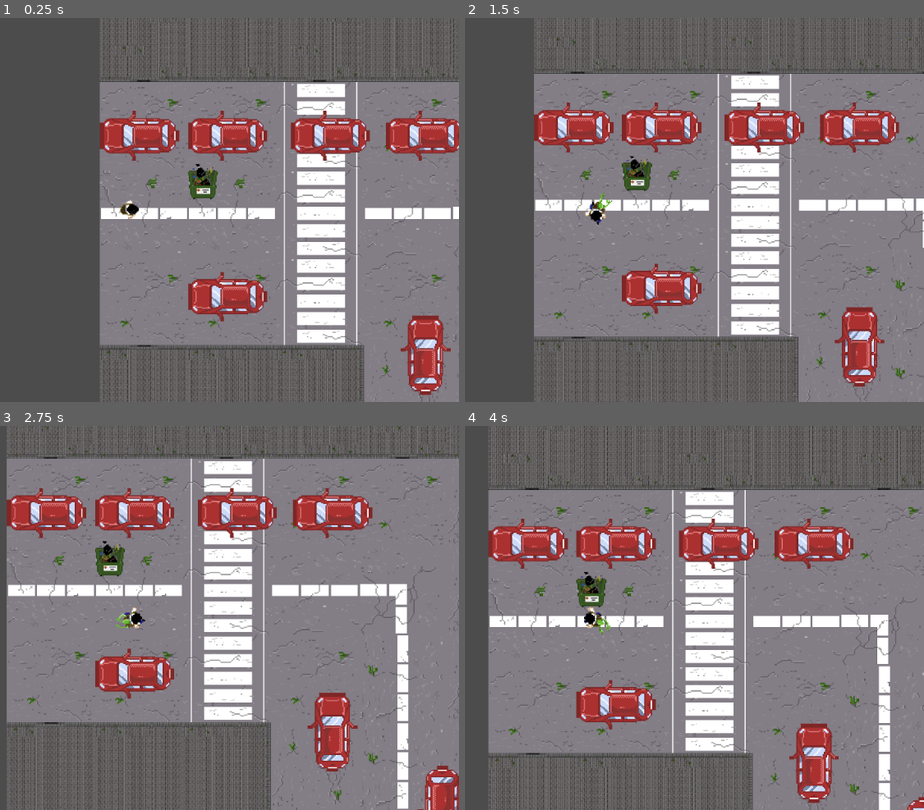
Above: before the commit, frames 1-4 (two rows, left to right).
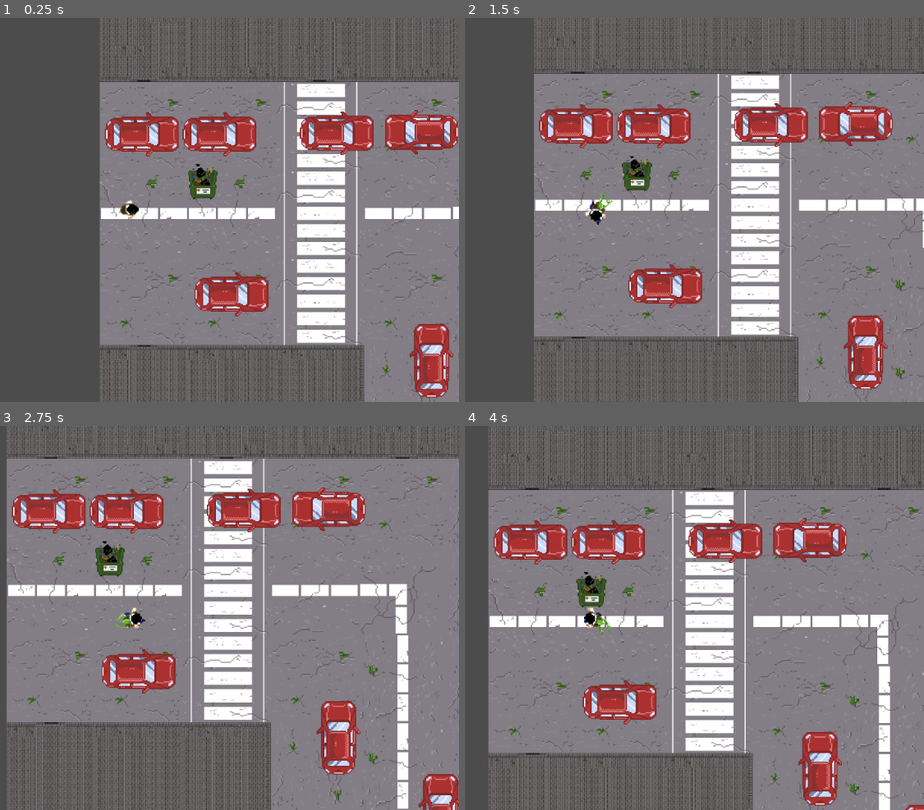
Above: after the commit, the same moments.

Repository: ricargoes/EndangeredPsychicSpecies
Game: Godot game, scene res://level/Level.tscn
Same seed, same stepped clock (60 frames per second), same inputs: the game is played once before the commit and once after it.
Inputs (mouse positions are in pixels of both pictures, inside the frame that each line leads up to):
- Up to frame 1 (0.25 s): no input
- Up to frame 2 (1.5 s): move the mouse to (666, 183) at 0.52 s; press the mouse at (666, 183) at 0.53 s; hold D (carrier_move_right) 0.53-1.28 s; move the mouse to (outside the picture) at 1.27 s; release the mouse at (outside the picture) at 1.28 s; hold S (carrier_move_down) from 1.28 s (still down); right-click (outside the picture) at 1.35 s
- Up to frame 3 (2.75 s): move the mouse to (197, 533) at 2.02 s; release S (carrier_move_down) at 2.03 s; hold D (carrier_move_right) from 2.03 s (still down); tap Space (carrier_dash) at 2.1 s
- Up to frame 4 (4 s): move the mouse to (561, 694) at 2.77 s; release D (carrier_move_right) at 2.78 s; hold W (carrier_move_up) 2.78-3.53 s; tap E (carrier_grab) at 2.85 s; click (561, 694) at 2.92 s; move the mouse to (790, 675) at 3.52 s; press the mouse at (790, 675) at 3.53 s; hold A (carrier_move_left) from 3.53 s (still down)

The runs differ from the first frame. In frame 1, 7.9% of the frame differs, in the area x 21-100%, y 23-99%; in frame 2, 7.9%; in frame 3, 8.6%, in the area x 1-100%, y 16-100%; in frame 4, 8.1%.

Commit message:
urban stuff is not made with a tile set anymore

Diff:
--- a/level/Level.tscn
+++ b/level/Level.tscn
@@ -4,7 +4,7 @@
 [ext_resource path="res://throwables/GarbageOpen.tscn" type="PackedScene" id=2]
 [ext_resource path="res://scenary/ground_tileset.tres" type="TileSet" id=3]
 [ext_resource path="res://actors/AlienMind.tscn" type="PackedScene" id=4]
-[ext_resource path="res://scenary/urban_stuff_tileset.tres" type="TileSet" id=5]
+[ext_resource path="res://scenary/CarRed.tscn" type="PackedScene" id=5]
 
 [sub_resource type="NavigationPolygon" id=1]
 vertices = PoolVector2Array( 240, 400, 1040, 320, 1160, 320, 600, 400, 1440, -480, 1160, 80, 1040, 80, 760, -40, 760, - …(268 unchanged characters)…
@@ -19,13 +19,45 @@
 format = 1
 tile_data = PoolIntArray( -393216, -1073741823, 0, -393210, -1073741822, 0, -393204, -1073741823, 0, -393198, -10737418 …(873 unchanged characters)…
 
-[node name="Stuff" type="TileMap" parent="."]
-tile_set = ExtResource( 5 )
-cell_size = Vector2( 20, 20 )
-format = 1
-tile_data = PoolIntArray( 262144, -1073741824, 0, 262156, -1073741824, 0, 262170, -1073741824, 0, 262183, -1073741824, 0, 1114176, 1610612736, 0, 1703948, -1073741824, 0, 2097193, 0, 0, 2162752, 1610612736, 0, 2752568, 1610612736, 0 )
+[node name="Stuff" type="Node2D" parent="."]
+
+[node name="CarRed" parent="Stuff" instance=ExtResource( 5 )]
+position = Vector2( 904.389, 763.445 )
+
+[node name="CarRed5" parent="Stuff" instance=ExtResource( 5 )]
+position = Vector2( 114.517, 143.88 )
+rotation = 1.5708
+
+[node name="CarRed9" parent="Stuff" instance=ExtResource( 5 )]
+position = Vector2( 325.932, 143.88 )
+rotation = 1.5708
+
+[node name="CarRed6" parent="Stuff" instance=ExtResource( 5 )]
+position = Vector2( 358.232, 581.393 )
+rotation = 1.5708
+
+[node name="CarRed7" parent="Stuff" instance=ExtResource( 5 )]
+position = Vector2( 645.992, 140.944 )
+rotation = 1.5708
+
+[node name="CarRed8" parent="Stuff" instance=ExtResource( 5 )]
+position = Vector2( 877.962, 138.007 )
+rotation = 4.71239
+
+[node name="CarRed2" parent="Stuff" instance=ExtResource( 5 )]
+position = Vector2( 1183.34, 963.115 )
+
+[node name="CarRed3" parent="Stuff" instance=ExtResource( 5 )]
+position = Vector2( 1348.03, 757.779 )
+
+[node name="CarRed4" parent="Stuff" instance=ExtResource( 5 )]
+position = Vector2( 1342.19, 444.148 )
 
 [node name="Navigation" type="Navigation2D" parent="."]
+__meta__ = {
+"_edit_group_": true,
+"_edit_lock_": true
+}
 
 [node name="NavigationPolygonInstance" type="NavigationPolygonInstance" parent="Navigation"]
 position = Vector2( 240, 240 )
--- /dev/null
+++ b/scenary/CarRed.tscn
@@ -0,0 +1,16 @@
+[gd_scene load_steps=3 format=2]
+
+[ext_resource path="res://scenary/sprites/car1.png" type="Texture" id=1]
+
+[sub_resource type="RectangleShape2D" id=1]
+extents = Vector2( 48.9003, 96.1524 )
+
+[node name="CarRed" type="StaticBody2D"]
+collision_layer = 4
+collision_mask = 3
+
+[node name="Sprite" type="Sprite" parent="."]
+texture = ExtResource( 1 )
+
+[node name="CollisionShape2D" type="CollisionShape2D" parent="."]
+shape = SubResource( 1 )
--- a/scenary/urban_stuff_tileset.tres
+++ /dev/null
@@ -1,29 +0,0 @@
-[gd_resource type="TileSet" load_steps=3 format=2]
-
-[ext_resource path="res://scenary/sprites/car1.png" type="Texture" id=1]
-
-[sub_resource type="ConvexPolygonShape2D" id=1]
-points = PoolVector2Array( 120, 208, 16, 208, 16, 8, 120, 8 )
-
-[resource]
-0/name = "car1.png 0"
-0/texture = ExtResource( 1 )
-0/tex_offset = Vector2( 0, 0 )
-0/modulate = Color( 1, 1, 1, 1 )
-0/region = Rect2( -8, -8, 136, 216 )
-0/tile_mode = 0
-0/occluder_offset = Vector2( 0, 0 )
-0/navigation_offset = Vector2( 0, 0 )
-0/shape_offset = Vector2( 0, 0 )
-0/shape_transform = Transform2D( 1, 0, 0, 1, 0, 0 )
-0/shape = SubResource( 1 )
-0/shape_one_way = false
-0/shape_one_way_margin = 1.0
-0/shapes = [ {
-"autotile_coord": Vector2( 0, 0 ),
-"one_way": false,
-"one_way_margin": 1.0,
-"shape": SubResource( 1 ),
-"shape_transform": Transform2D( 1, 0, 0, 1, 0, 0 )
-} ]
-0/z_index = 0
